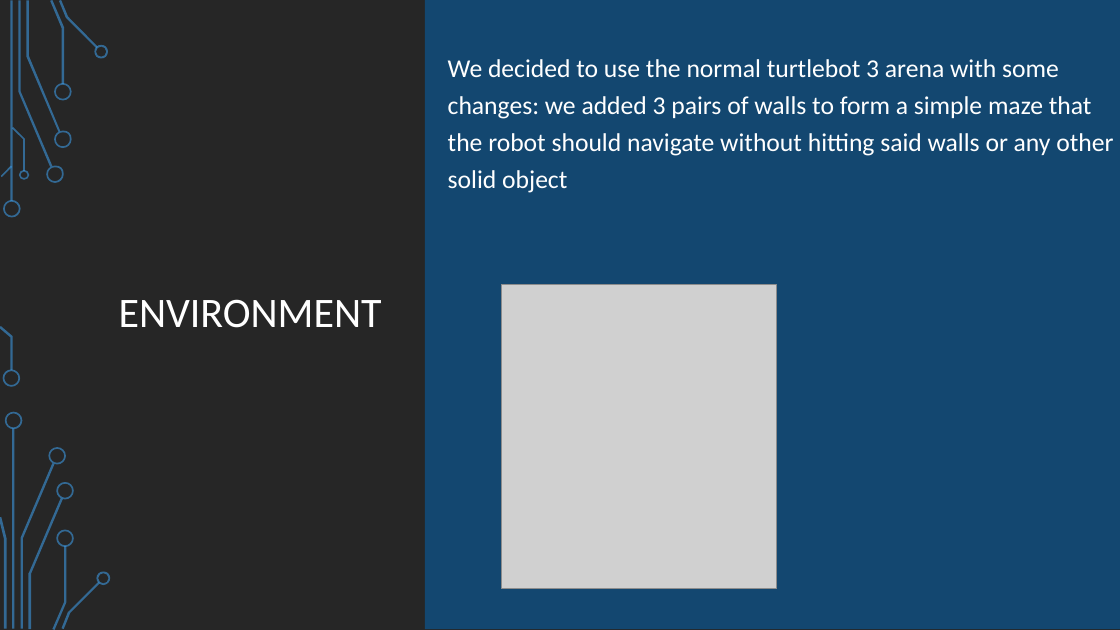
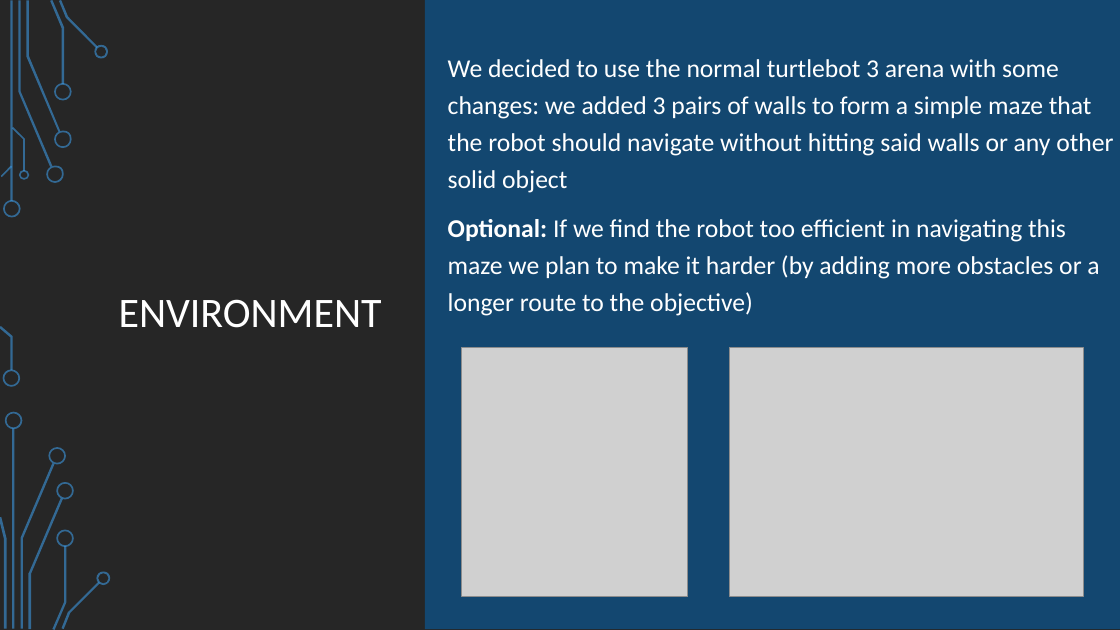
Before and after one commit to SSimuzzz/MobileRobotNavigation, a slide deck: slide 2 of Mini-Project/GroupK.pptx. Drawn at 1120x630 pixels with LibreOffice and Linux fonts; fonts in the diff are those of the drawing; grey boxes stand for pictures; background and template pictures are left out. Boxes give left, top, right and bottom in pixels: in the first picture for what was removed or moved away, otherwise in the second. Text is boxed around its words. In the diff, an @@ line names an element or a change of style, - is before the commit and + after.

```diff
--- a/Mini-Project/GroupK.pptx
+++ b/Mini-Project/GroupK.pptx
@@ text at [448, 219, 1099, 316]: paragraph added @@
+Optional: If we find the robot too efficient in navigating this maze we plan to make it harder (by adding more obstacles or a longer route to the objective)
@@ picture: place and size @@
-picture at [502, 285, 777, 589]
+picture at [462, 348, 688, 597]
@@ picture added at [730, 348, 1084, 597] @@
```
Also in this commit, not shown: 5 other slides changed.
